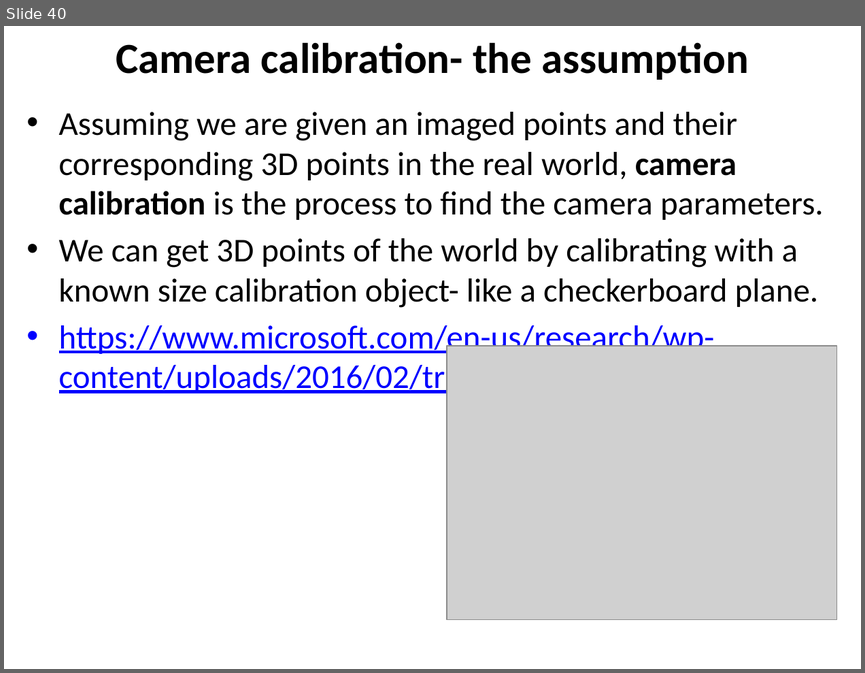
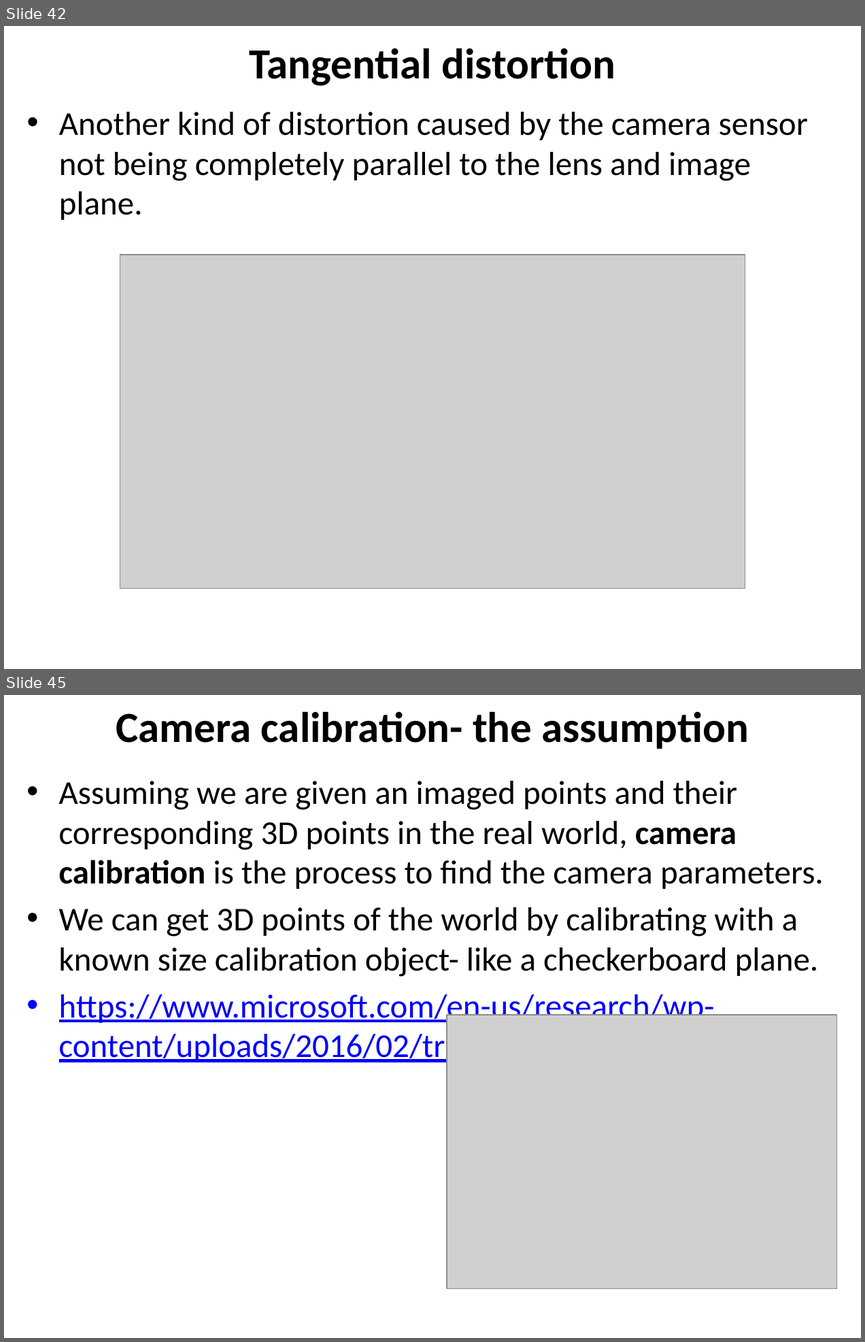
Before and after one commit to YoniChechik/AI_is_Math, a slide deck: c_07_camera_calibration/camera calibration.pptx. Shown one above the other, each under a label of ours: slide 40 before the commit, slides 42 and 45 after it; the slides between them are not shown. The pictures are 865x673 and 865x1342 pixels, drawn with LibreOffice and Linux fonts; fonts in the diff are those of the drawing; grey boxes stand for pictures. Boxes give left, top, right and bottom in pixels: in the first picture for what was removed or moved away, otherwise in the second. Text is boxed around its words. In the diff, an @@ line names an element or a change of style, - is before the commit and + after.

```diff
--- a/c_07_camera_calibration/camera calibration.pptx
+++ b/c_07_camera_calibration/camera calibration.pptx
@@ slide 42 added at <box>4,26,861,669</box>, background #FFFFFF @@
@@ title added at <box>249,48,615,86</box>, 36 pt, text #000000, bold @@
+Tangential distortion
@@ text added at <box>59,112,808,220</box>, 28 pt, text #000000 @@
+• Another kind of distortion caused by the camera sensor not being completely parallel to the lens and image plane.
@@ picture added at <box>120,254,745,589</box> @@
@@ what was slide 40 is now slide 45 @@
```
Also in this commit, not shown: 3 slides changed, 5 other slides added, 1 slide removed, 18 other files.
